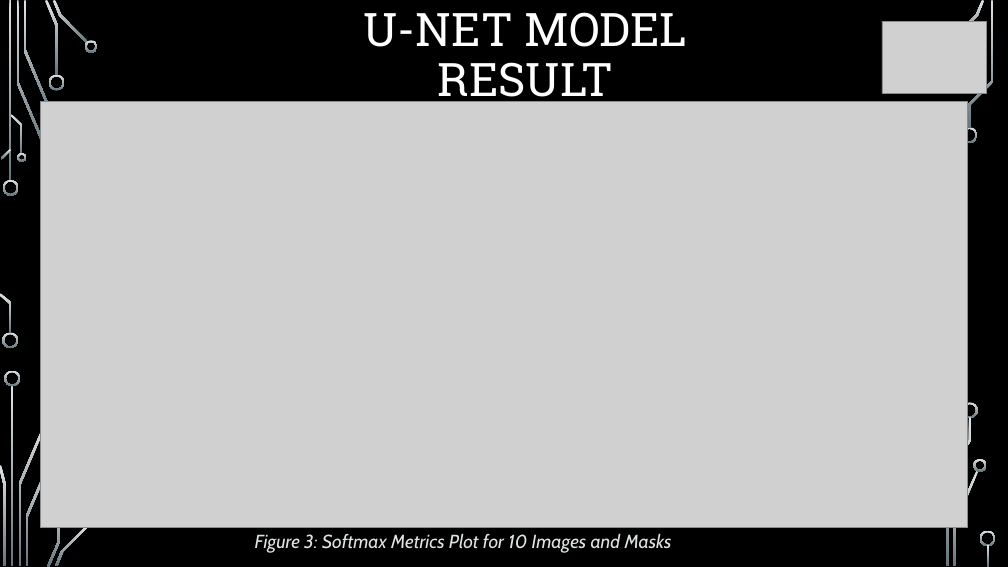
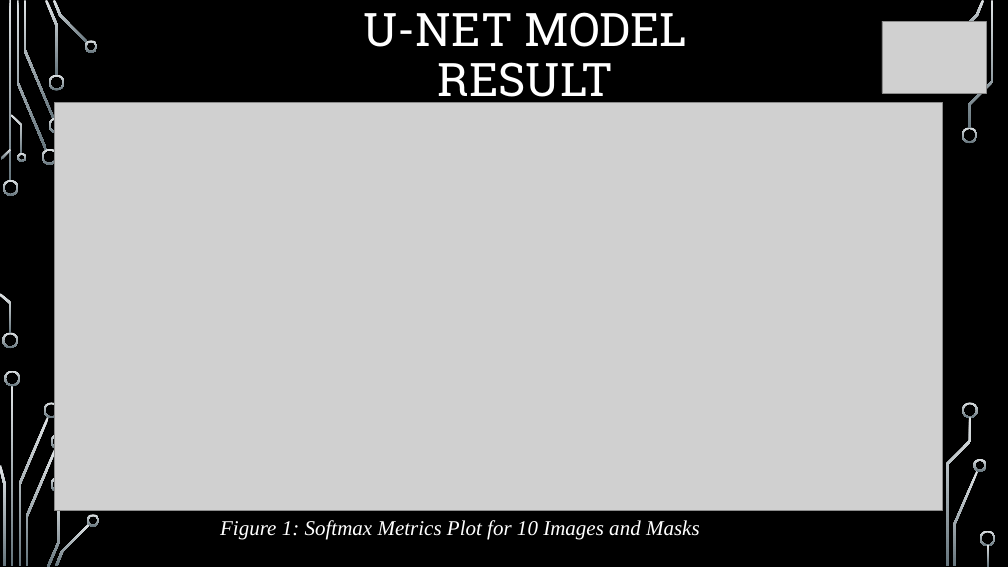
Before and after one commit to Group5FinalProject/Cancer_Champions, a slide deck: slide 5 of Cancer_Champions_PPT.pptx. Drawn at 1008x567 pixels with LibreOffice and Linux fonts; fonts in the diff are those of the drawing; grey boxes stand for pictures; background and template pictures are left out. Boxes give left, top, right and bottom in pixels: in the first picture for what was removed or moved away, otherwise in the second. Text is boxed around its words. In the diff, an @@ line names an element or a change of style, - is before the commit and + after.

```diff
--- a/Cancer_Champions_PPT.pptx
+++ b/Cancer_Champions_PPT.pptx
@@ picture: place and size @@
-picture at <box>40,101,968,528</box>
+picture at <box>54,102,943,510</box>
@@ group added at <box>42,117,100,526</box>: 6 freeform shapes @@
@@ text at <box>220,520,700,540</box>: text changed; size 18 to 20 pt; font Cabin to Times New Roman; text colour #DFE3E5 to #FFFFFF @@
-Figure 3: Softmax Metrics Plot for 10 Images and Masks
+Figure 1: Softmax Metrics Plot for 10 Images and Masks
```
Also in this commit, not shown: 9 other slides changed, 1 slide added, 2 slides removed.
